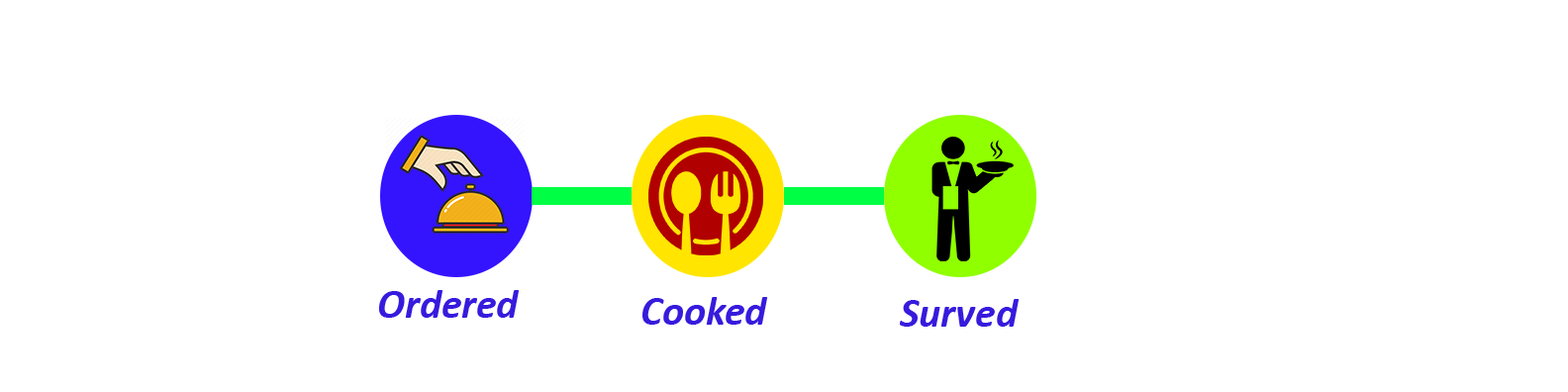
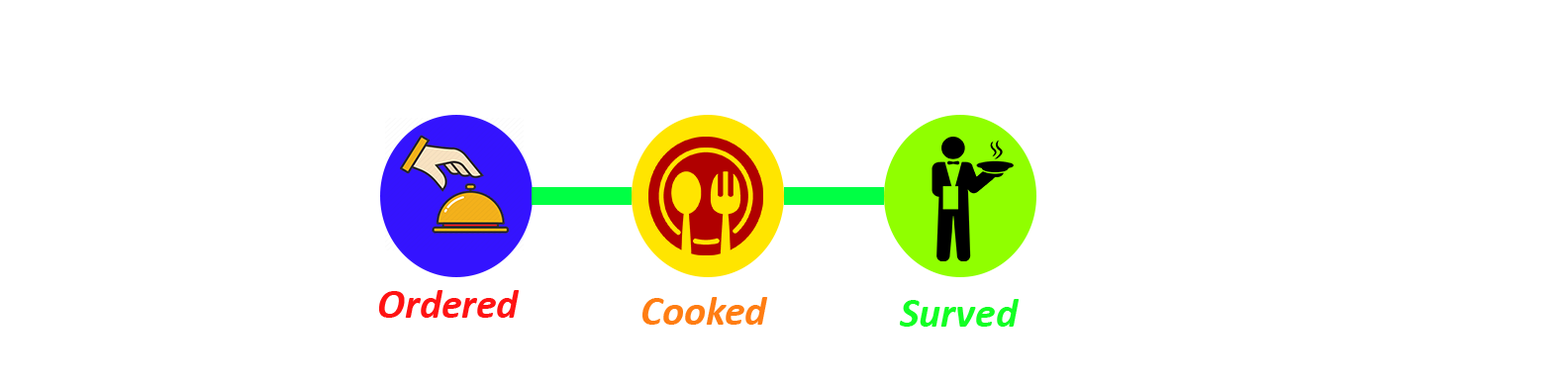
Revision of a layered 1568px x 392px image; what changed, layer by layer:
pixels changed over 379, 290, 1020, 327 (layer not identified)
